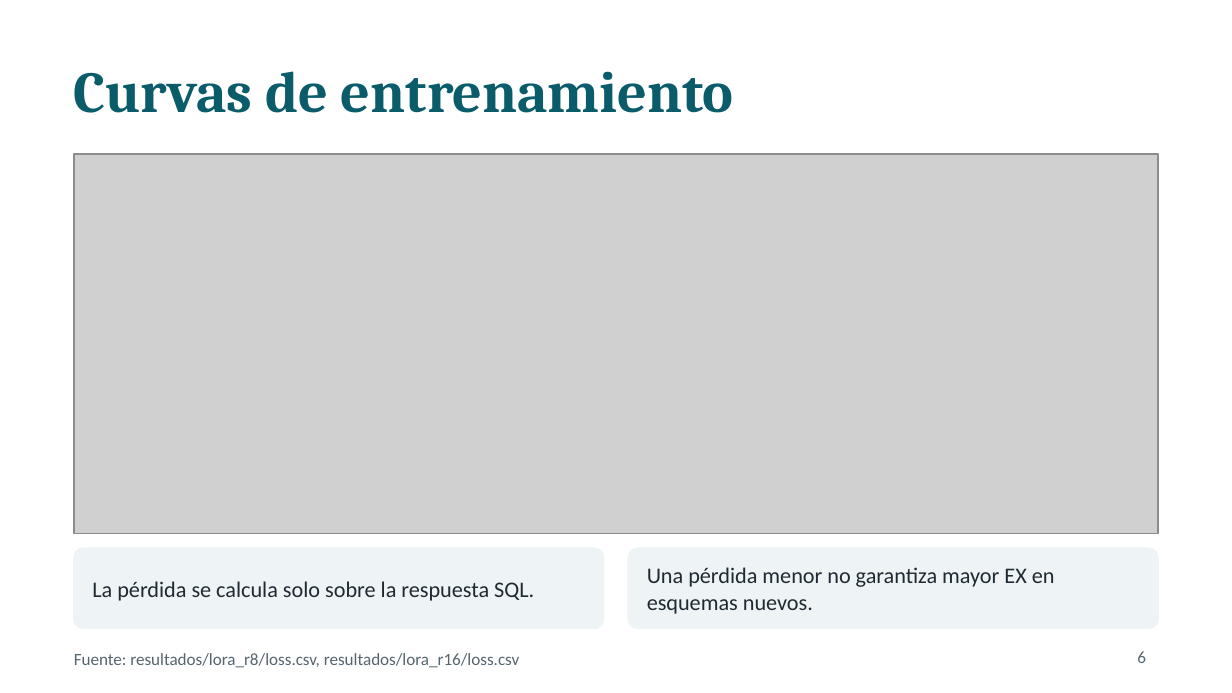
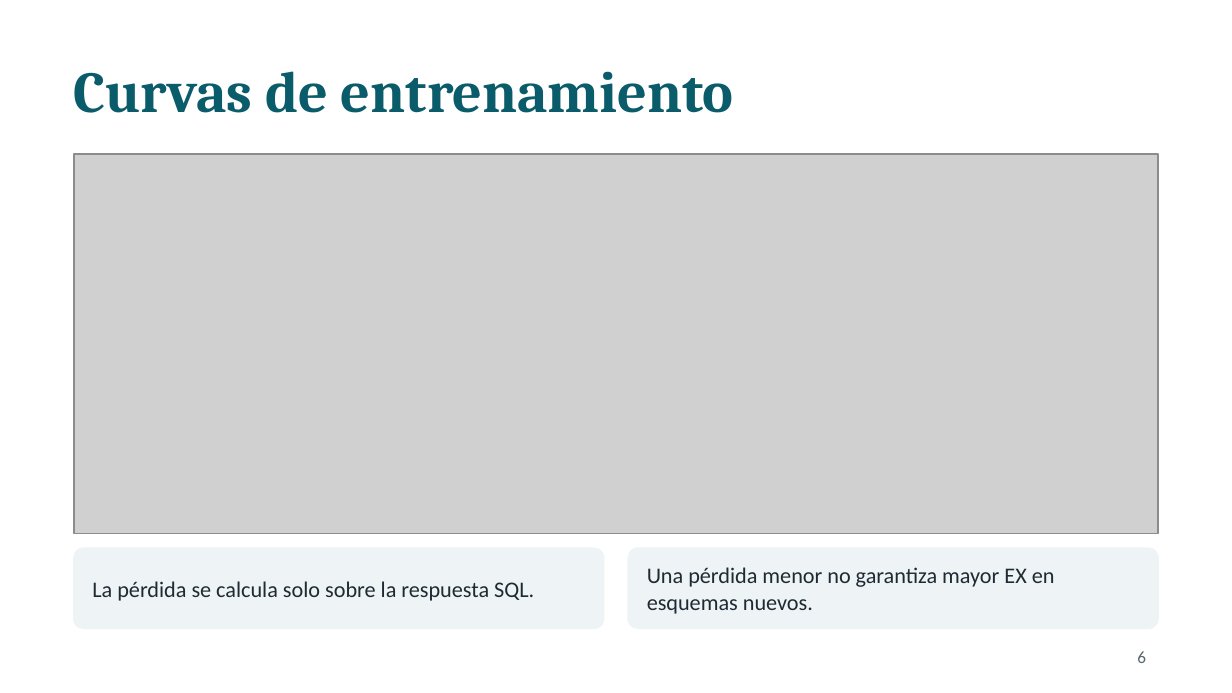
Before and after one commit to Anton17303/Deep-Learning, a slide deck: slide 6 of presentacion_proyecto.pptx. Drawn at 1232x693 pixels with LibreOffice and Linux fonts; fonts in the diff are those of the drawing; grey boxes stand for pictures. Boxes give left, top, right and bottom in pixels: in the first picture for what was removed or moved away, otherwise in the second. Text is boxed around its words. In the diff, an @@ line names an element or a change of style, - is before the commit and + after.

```diff
--- a/presentacion_proyecto.pptx
+++ b/presentacion_proyecto.pptx
@@ text removed at box(74, 653, 519, 668) @@
-Fuente: resultados/lora_r8/loss.csv, resultados/lora_r16/loss.csv
```
Also in this commit, not shown: 10 other slides changed, 14 other files.
